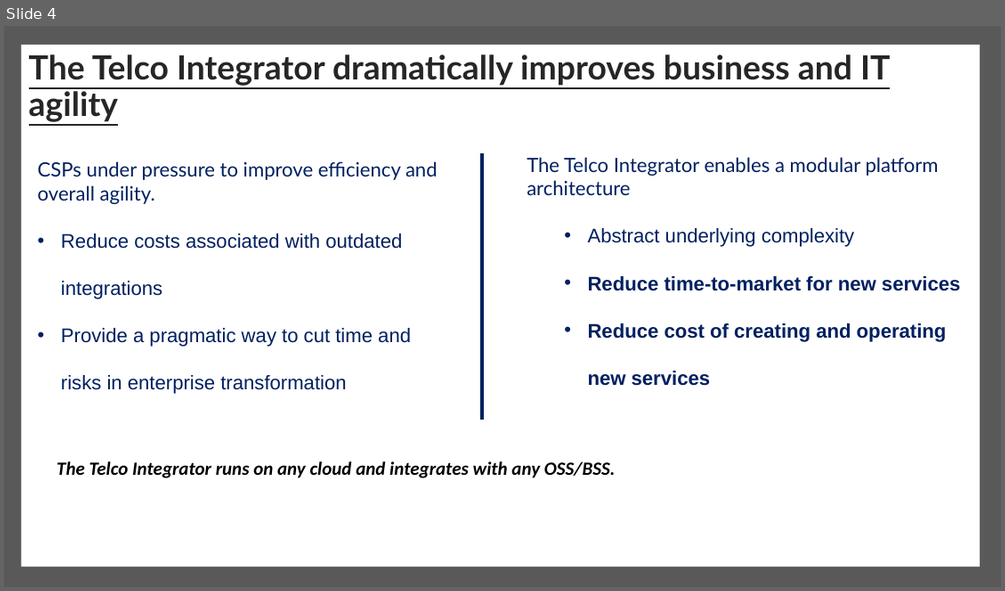
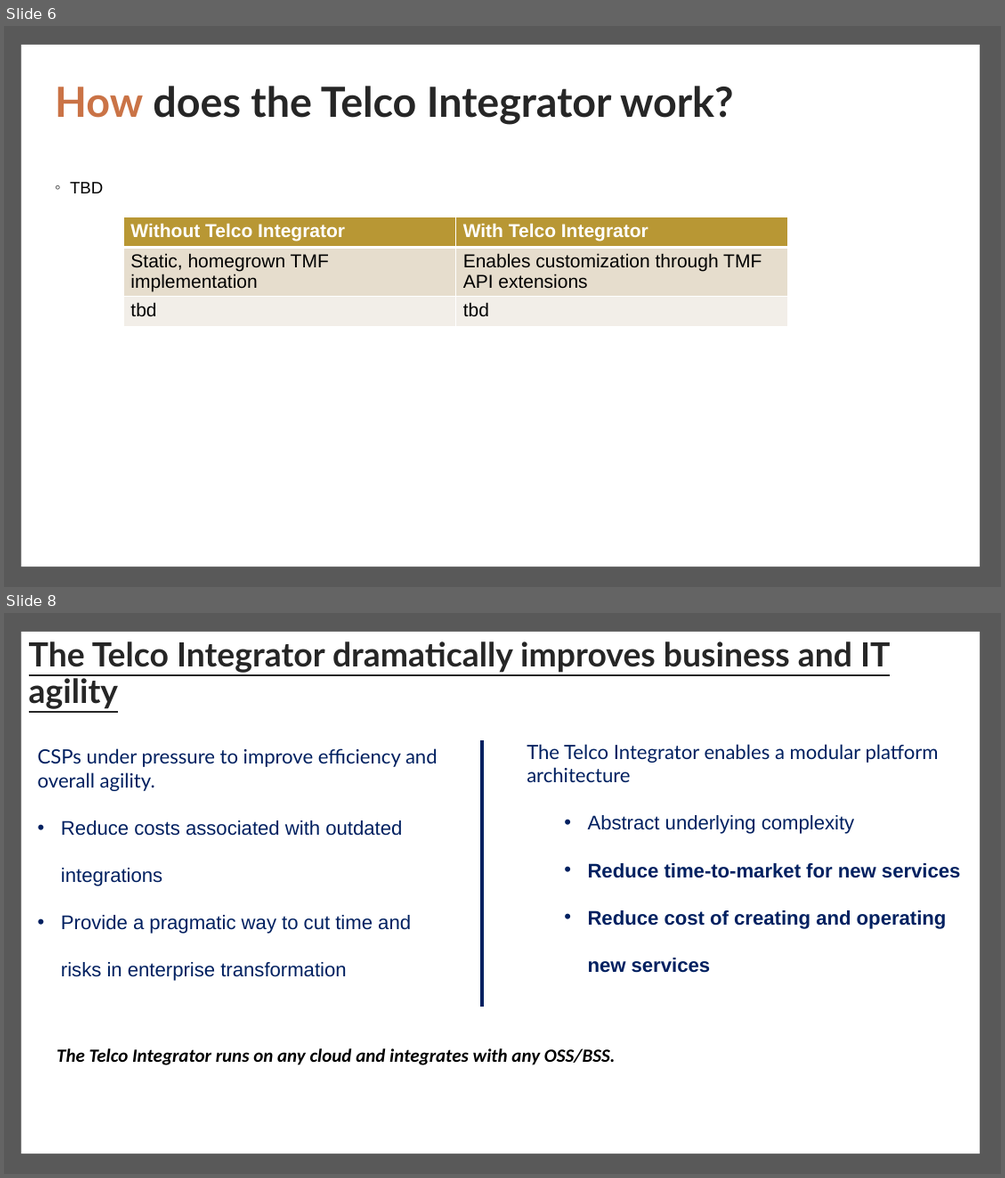
Before and after one commit to IBM/telco-integrator, a slide deck: Business/Telco Integrator - Business Case.pptx. Shown one above the other, each under a label of ours: slide 4 before the commit, slides 6 and 8 after it; the slides between them are not shown. The pictures are 1005x591 and 1005x1178 pixels, drawn with LibreOffice and Linux fonts; fonts in the diff are those of the drawing. Boxes give left, top, right and bottom in pixels: in the first picture for what was removed or moved away, otherwise in the second. Text is boxed around its words. In the diff, an @@ line names an element or a change of style, - is before the commit and + after.

Commit message:
Update Telco Integrator - Business Case.pptx
Updated client presentation

```diff
--- a/Business/Telco Integrator - Business Case.pptx
+++ b/Business/Telco Integrator - Business Case.pptx
@@ slide 6 added at (x1=4, y1=26, x2=1001, y2=587), background #FFFFFF @@
@@ rectangle added at (x1=4, y1=26, x2=1001, y2=587), fill #595959 @@
@@ rectangle added at (x1=21, y1=45, x2=979, y2=566), fill #FFFFFF @@
@@ title added at (x1=55, y1=86, x2=734, y2=125), 40 pt, text #262626, bold @@
+How does the Telco Integrator work?
@@ text added at (x1=70, y1=182, x2=103, y2=193), 16 pt, text #000000 @@
+◦ TBD
@@ table added at (x1=123, y1=216, x2=788, y2=329), 3 rows, 2 columns @@
+Without Telco Integrator | With Telco Integrator
+Static, homegrown TMF implementation | Enables customization through TMF API extensions
+tbd | tbd
@@ what was slide 4 is now slide 8 @@
```
Also in this commit, not shown: 4 slides changed, 9 other slides added.
